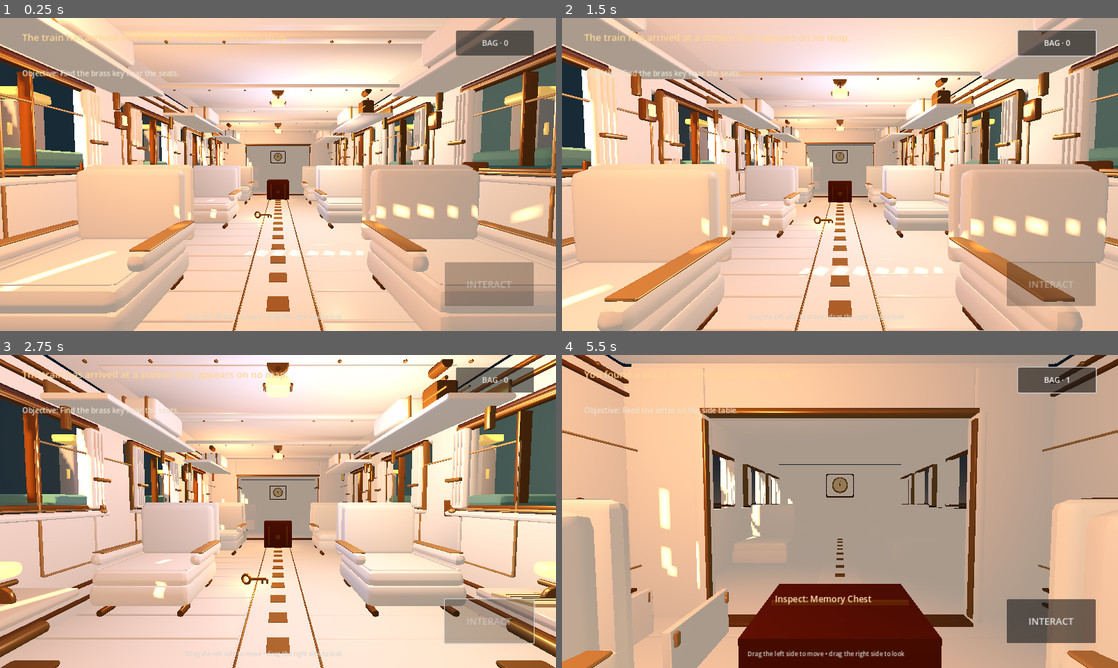
Above: before the commit, frames 1-4 (two rows, left to right).
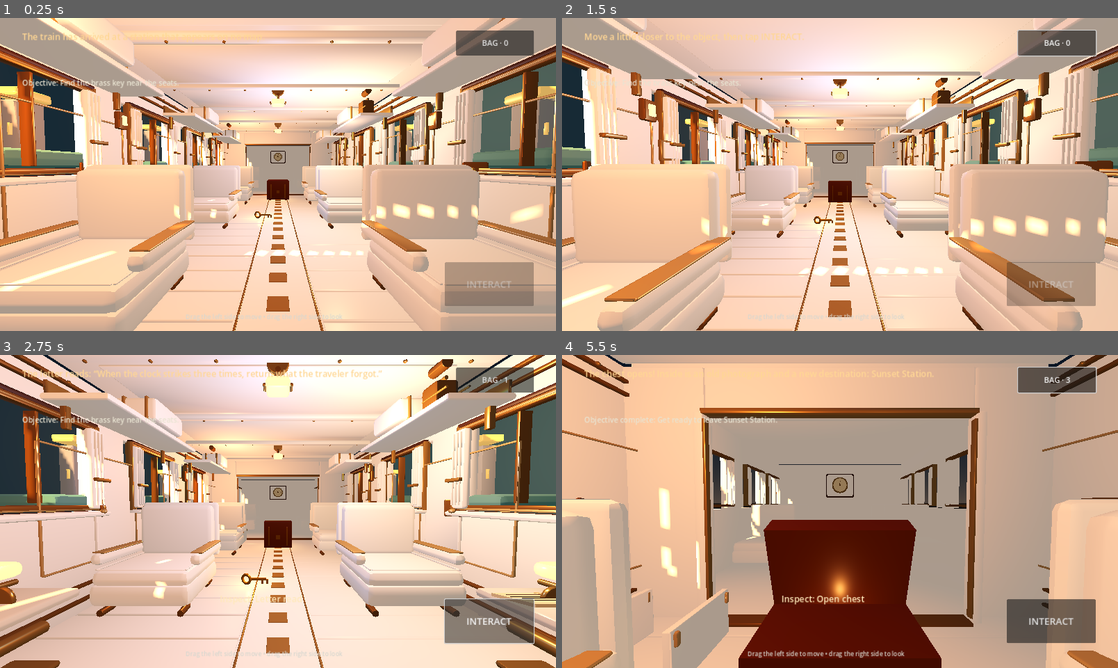
Above: after the commit, the same moments.

Repository: bdssmdkacem-dot/lost-things-express
Game: Godot game, scene res://scenes/main.tscn
Two runs of this game, one before a commit and one after it. Both use one fixed random seed, a clock stepped at 60 frames per second and the inputs below.
Inputs (mouse positions are in pixels of both pictures, inside the frame that each line leads up to):
- Up to frame 1 (0.25 s): no input
- Up to frame 2 (1.5 s): click "BAG · 0" at 0.5 s; tap Enter at 1.25 s; move the mouse to (867, 174) at 1.27 s; hold W (move_forward) from 1.28 s (still down); tap E at 1.35 s; click (867, 174) at 1.42 s
- Up to frame 3 (2.75 s): release W (move_forward) at 2 s; click (489, 621) at 2 s, where only the run after the commit has a clickable "INTERACT"
- Up to frame 4 (5.5 s): click "BAG · 0" (after the commit: "BAG · 1") at 2.75 s; tap Space at 3.5 s; move the mouse to (812, 511) at 3.52 s; hold W (move_forward) from 3.53 s (still down); tap E at 3.6, 4.35, 5.1 s; move the mouse to (851, 505) at 4.27 s; move the mouse to (834, 517) at 5.02 s; click (834, 517) at 5.17 s

The runs differ from the first frame. In frame 1, 0.6% of the frame differs, in the area x 4-52%, y 4-23%; in frame 2, 0.6%; in frame 3, 2.8%; in frame 4, 7.2%, in the area x 4-92%, y 4-97%.

Commit message:
fix: make mobile interactions reliable and improve HUD readability

Diff:
--- a/scripts/main.gd
+++ b/scripts/main.gd
@@ -3,7 +3,7 @@
 
 const WALK_SPEED := 3.0
 const LOOK_SENSITIVITY := 0.004
-const INTERACT_DISTANCE := 2.2
+const INTERACT_DISTANCE := 3.0
 
 var player: CharacterBody3D
 var camera: Camera3D
@@ -214,16 +214,18 @@
 	status_label.anchor_left = 0.04
 	status_label.anchor_top = 0.04
 	status_label.anchor_right = 0.78
-	status_label.anchor_bottom = 0.16
-	status_label.add_theme_font_size_override("font_size", 22)
+	status_label.anchor_bottom = 0.19
+	status_label.autowrap_mode = TextServer.AUTOWRAP_WORD_SMART
+	status_label.add_theme_font_size_override("font_size", 20)
 	status_label.add_theme_color_override("font_color", Color(1.0, 0.84, 0.58))
 	root.add_child(status_label)
 
 	objective_label = Label.new()
 	objective_label.anchor_left = 0.04
-	objective_label.anchor_top = 0.16
+	objective_label.anchor_top = 0.19
 	objective_label.anchor_right = 0.78
-	objective_label.anchor_bottom = 0.24
+	objective_label.anchor_bottom = 0.29
+	objective_label.autowrap_mode = TextServer.AUTOWRAP_WORD_SMART
 	objective_label.add_theme_font_size_override("font_size", 17)
 	objective_label.add_theme_color_override("font_color", Color(0.91, 0.89, 0.82))
 	root.add_child(objective_label)
@@ -360,15 +362,20 @@
 	nearby_object = null
 	var nearest := INTERACT_DISTANCE
 	for node in get_tree().get_nodes_in_group("interactables"):
-		if not is_instance_valid(node):
+		if not is_instance_valid(node) or node.is_queued_for_deletion():
 			continue
-		var distance := player.global_position.distance_to(node.global_position)
+		# Floor-plane distance is more forgiving on mobile; vertical offset has only a small penalty.
+		var horizontal := Vector2(player.global_position.x, player.global_position.z).distance_to(Vector2(node.global_position.x, node.global_position.z))
+		var distance := horizontal + absf(player.global_position.y - node.global_position.y) * 0.25
 		if distance < nearest:
 			nearest = distance
 			nearby_object = node
 
 func _interact() -> void:
+	# Refresh at tap time so the button never acts on a stale target between frames.
+	_update_nearby()
 	if nearby_object == null:
+		_set_status("Move a little closer to the object, then tap INTERACT.")
 		return
 	var kind: String = nearby_object.get_meta("kind", "")
 	match kind:
